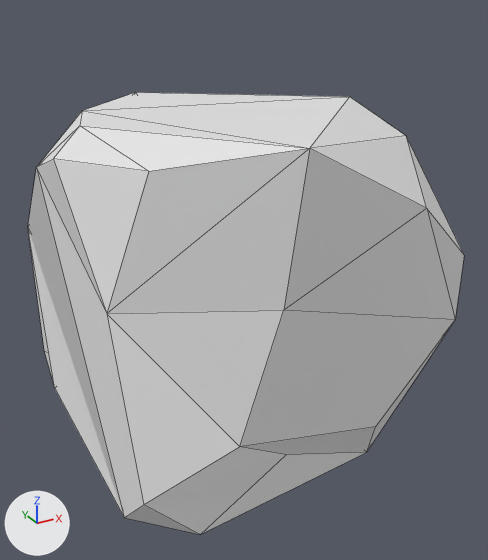
What one commit did to the FBX model Assets/Models/BlockEmpty.fbx.
Before and after are seen from a 50 mm lens placed at (-0.907, -1.764, 0.843), pointed at (0.022, -0.075, -0.002). Lighting does not change. The marker at lower left points along +X, +Y and +Z. Mesh edges are drawn as thin lines. Where no turn or scale is listed for an object, it has been applied to the vertices.

The first picture shows 'BlockEmpty'.
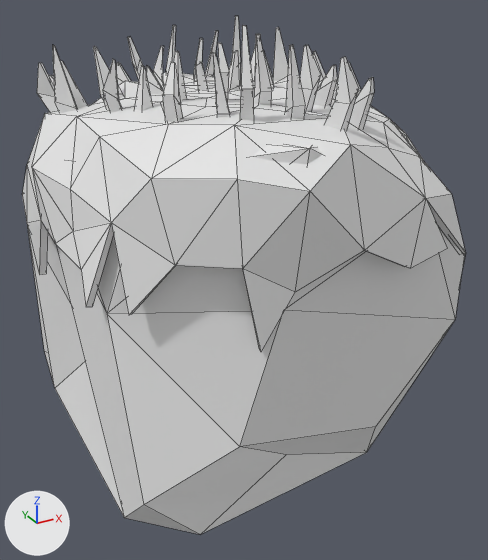
Where the newer file only moved an object's origin or applied its transform, the numbers keep the older frame.

Where the change shows, as pixel boxes (x1, y1, x2, y2) in the pictures (488 x 560 px):
'BlockEmpty', reshaped: before (28, 92, 464, 534); after (28, 135, 464, 534)
'Grass', added: after (22, 16, 466, 352)
part 1 of me_cube_001, built on: before (28, 168, 124, 516); after (28, 229, 124, 516)

The change in detail:
Material 'Mat2' (mat_mat2) is new.
Its base color is (0.8, 0.8, 0.8) (white #e7e7e7).
Its roughness is 0.553.
me_cube_001 is used by ob_blockempty; location (0.0, 0.0, 0.0).
me_cube_001 had 43 vertices, 66 faces and spanned x -0.5..0.5, y -0.5..0.5, z -0.5..0.5.
me_cube_001 now has 43 vertices, 70 faces and spans x -0.5..0.5, y -0.5..0.5, z -0.5..0.5.
Part 1, on me_cube_001:
1 vertex is removed from x 0.039, y 0.442, z 0.0.
4 faces are deleted.
1 vertex is added at (0.039, 0.444, 0.0).
8 new faces join them.
me_cube_001 now uses material mat_mat2 (white #e7e7e7).
Mesh me_cube_002 is new.
It has 566 vertices, 636 faces and spans x -0.551..0.552, y -0.559..0.56, z -0.045..0.752.
Object 'Grass' (ob_grass) is new; it shows me_cube_002.
Its location is (0.0, 0.0, 0.0).
